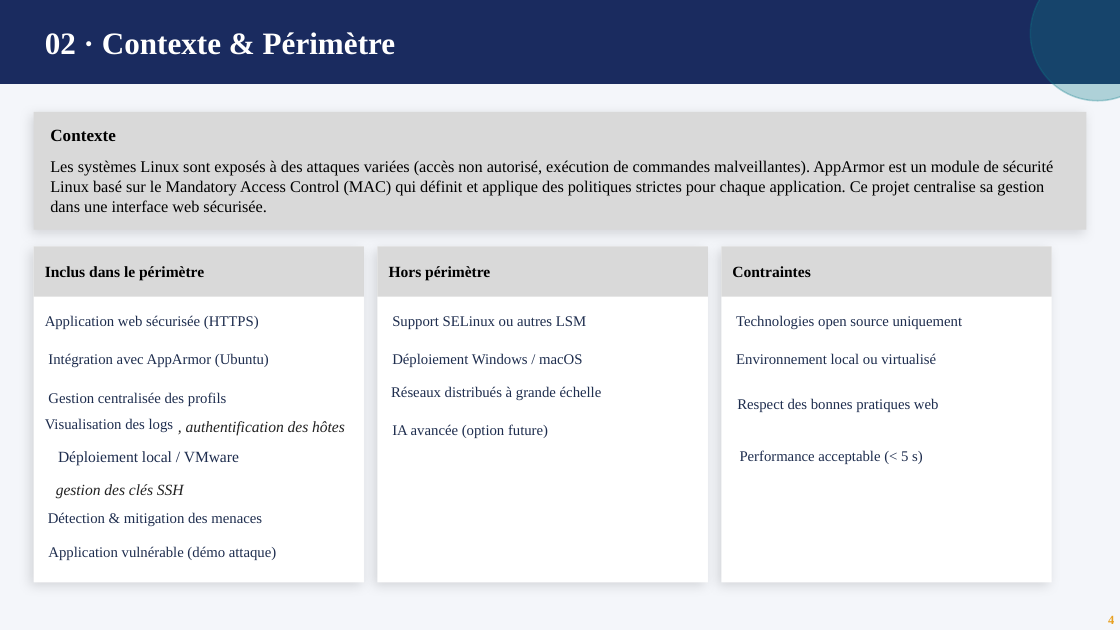
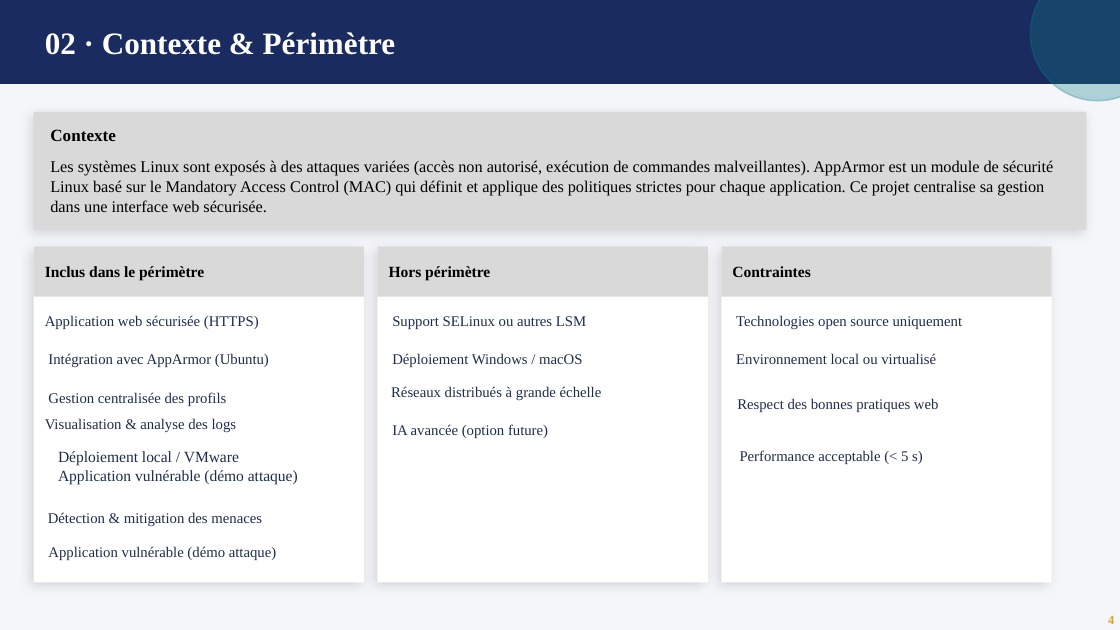
Before and after one commit to OpenSecureFoundation/Web-AppArmor-Manager, a slide deck: slide 4 of Dossier_Analyse_AppArmor.pptx. Drawn at 1120x630 pixels with LibreOffice and Linux fonts; fonts in the diff are those of the drawing. Boxes give left, top, right and bottom in pixels: in the first picture for what was removed or moved away, otherwise in the second. Text is boxed around its words. In the diff, an @@ line names an element or a change of style, - is before the commit and + after.

```diff
--- a/Dossier_Analyse_AppArmor.pptx
+++ b/Dossier_Analyse_AppArmor.pptx
@@ text at (x1=45, y1=418, x2=237, y2=432): text changed @@
-Visualisation des logs
+Visualisation & analyse des logs
@@ text removed at (x1=186, y1=421, x2=345, y2=435) @@
-, authentification des hôtes
@@ text at (x1=58, y1=470, x2=298, y2=485): paragraph added @@
+Application vulnérable (démo attaque)
@@ text removed at (x1=56, y1=484, x2=184, y2=498) @@
-gestion des clés SSH
```
Also in this commit, not shown: 8 other slides changed, 2 slides added, 13 slides removed, 1 other file.
